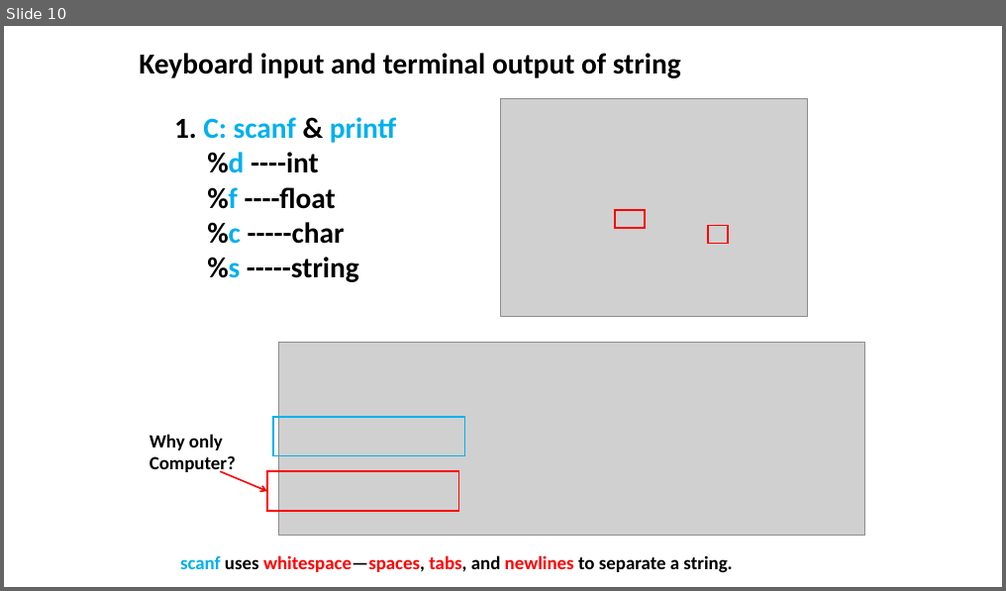
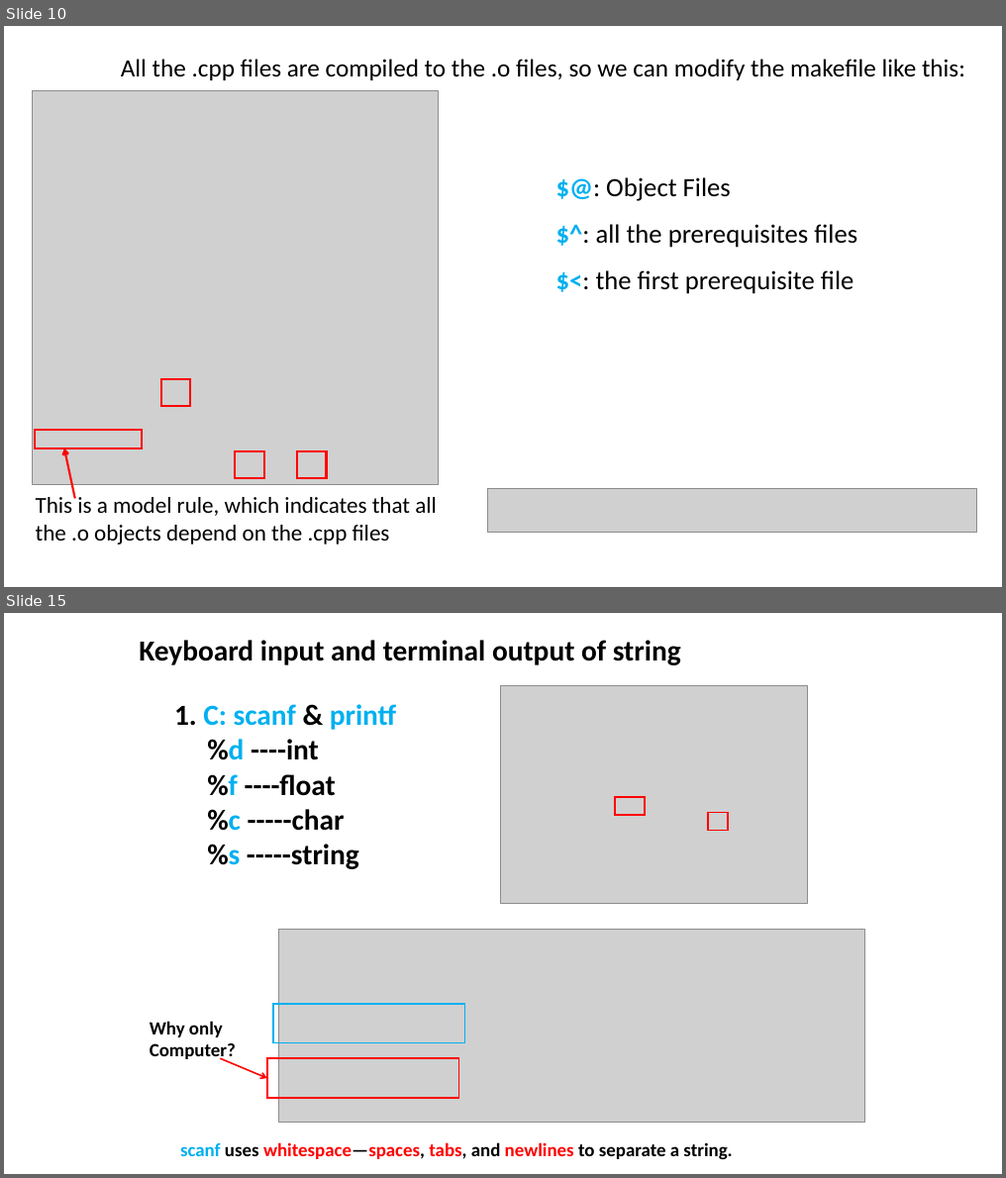
Before and after one commit to ShiqiYu/CPP, a slide deck: week04/Lab04.pptx. Shown one above the other, each under a label of ours: slide 10 before the commit, slides 10 and 15 after it; the slides between them are not shown. The pictures are 1006x591 and 1006x1178 pixels, drawn with LibreOffice and Linux fonts; fonts in the diff are those of the drawing; grey boxes stand for pictures; background and template pictures are left out. Boxes give left, top, right and bottom in pixels: in the first picture for what was removed or moved away, otherwise in the second. Text is boxed around its words. In the diff, an @@ line names an element or a change of style, - is before the commit and + after.

```diff
--- a/week04/Lab04.pptx
+++ b/week04/Lab04.pptx
@@ slide 10 added at <box>4,26,1002,587</box>, background #FFFFFF @@
@@ text added at <box>121,59,965,80</box>, 24 pt, text #000000 @@
+All the .cpp files are compiled to the .o files, so we can modify the makefile like this:
@@ picture added at <box>33,90,439,485</box> @@
@@ text added at <box>596,177,857,294</box>, 25.4 pt, text #000000 @@
+  $@: Object Files
+  $^: all the prerequisites files
+  $<: the first prerequisite file
@@ rectangle added at <box>161,379,190,406</box>, outline #FF0000 2 pt @@
@@ rectangle added at <box>34,430,141,448</box>, outline #FF0000 2 pt @@
@@ arrow added from (75, 499) to (64, 449), #FF0000 2 pt @@
@@ rectangle added at <box>235,452,263,478</box>, outline #FF0000 2 pt @@
@@ rectangle added at <box>297,452,326,478</box>, outline #FF0000 2 pt @@
@@ text added at <box>36,494,437,545</box>, 22 pt, text #000000 @@
+  This is a model rule, which indicates that all the .o objects depend on the .cpp files
@@ picture added at <box>487,488,977,532</box> @@
@@ what was slide 10 is now slide 15 @@
```
Also in this commit, not shown: 3 slides changed, 15 other slides added, 22 slides removed.
